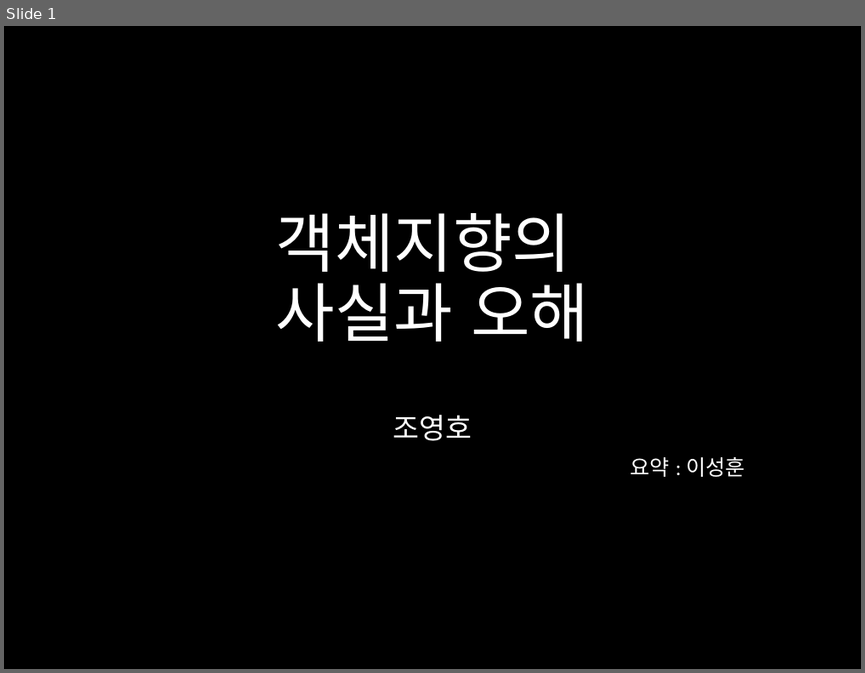
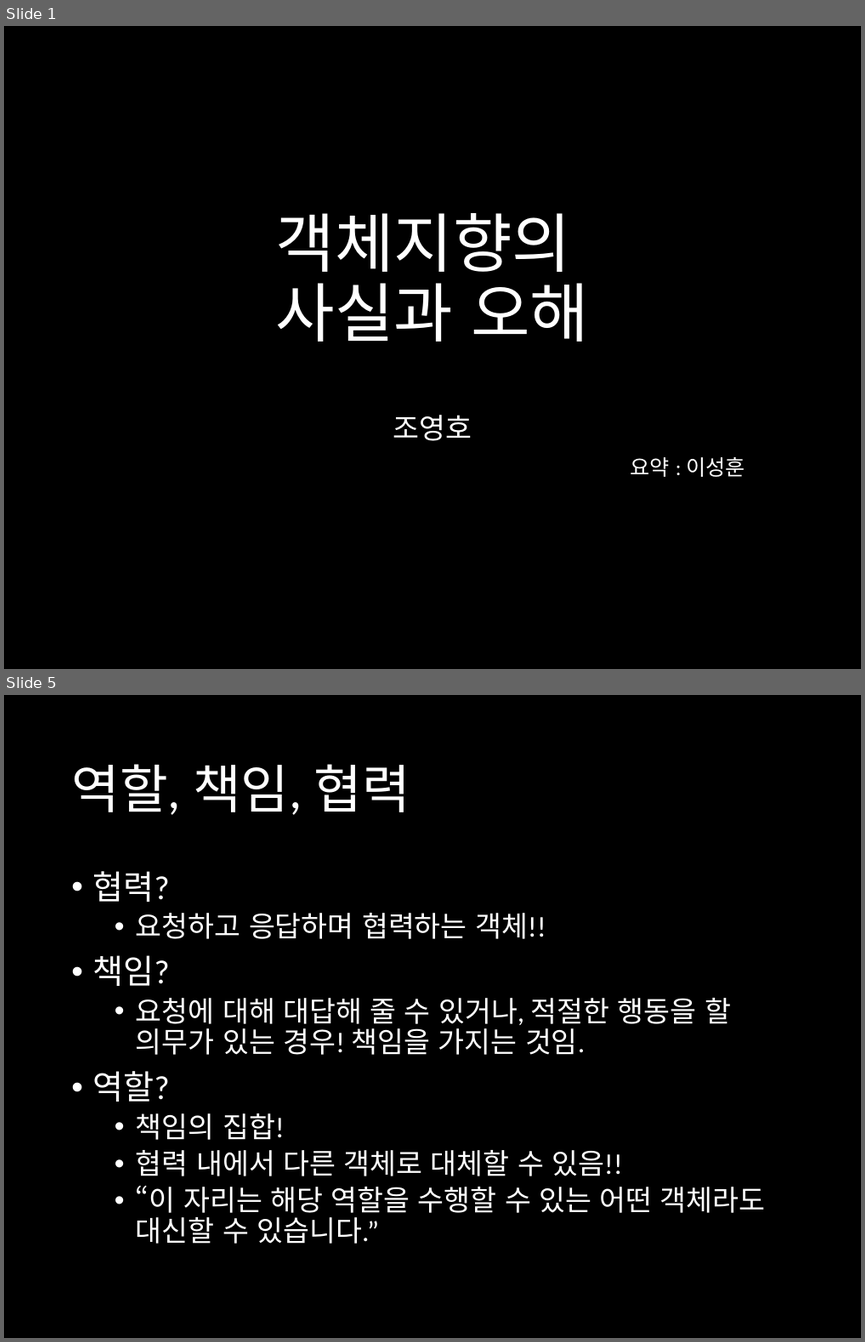
Before and after one commit to harrisleesh/Review, a slide deck: 객체지향의 사실과 오해.pptx. Shown one above the other, each under a label of ours: slide 1 before the commit, slides 1 and 5 after it; the slides between them are not shown. The pictures are 865x673 and 865x1342 pixels, drawn with LibreOffice and Linux fonts; fonts in the diff are those of the drawing. Boxes give left, top, right and bottom in pixels: in the first picture for what was removed or moved away, otherwise in the second. Text is boxed around its words. In the diff, an @@ line names an element or a change of style, - is before the commit and + after.

Commit message:
객체지향의 사실과 오해
~chap 5.
chap 1. 협력
chap 2. 객체지향 패러다임
chap 3. 타입과 추상화
chap 4. 역할,책임,협력
chap 5. 책임과 메시지

```diff
--- a/객체지향의 사실과 오해.pptx
+++ b/객체지향의 사실과 오해.pptx
@@ slide 5 added at [4, 695, 861, 1338], background #000000 @@
@@ title added at [71, 764, 410, 815], 44 pt, text #FFFFFF @@
+역할, 책임, 협력
@@ text added at [93, 871, 766, 1243], 24 pt, text #FFFFFF @@
+• 협력?
+  • 요청하고 응답하며 협력하는 객체!!
+• 책임?
+  • 요청에 대해 대답해 줄 수 있거나, 적절한 행동을 할 의무가 있는 경우! 책임을 가지는 것임.
+• 역할?
+  • 책임의 집합!
+  • 협력 내에서 다른 객체로 대체할 수 있음!!
+  • “이 자리는 해당 역할을 수행할 수 있는 어떤 객체라도 대신할 수 있습니다.”
```
Also in this commit, not shown: 7 other slides added, 1 slide removed.
